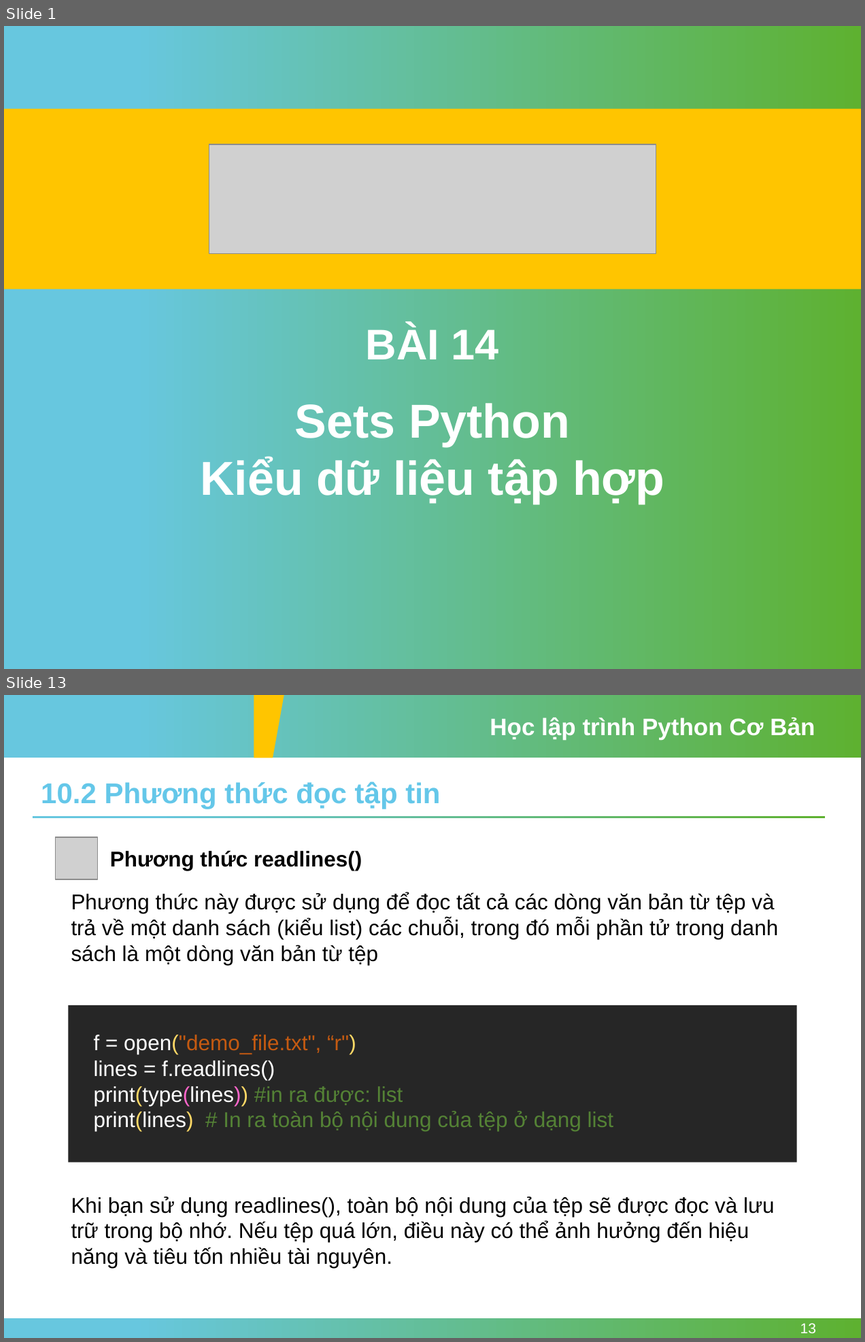
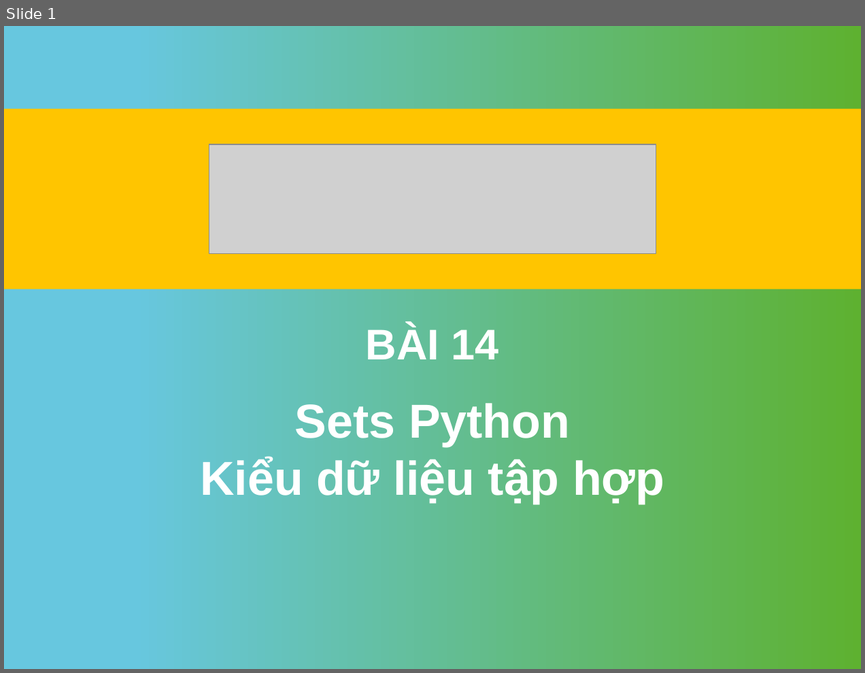
Before and after one commit to nhannn87dn/Learn-Python-Basic, a slide deck: Session-14-Sets/Session-14-Sets-Python.pptx. Shown one above the other, each under a label of ours: slides 1 and 13 before the commit, slide 1 after it; the slides between them are not shown. The pictures are 865x1342 and 865x673 pixels, drawn with LibreOffice and Linux fonts; fonts in the diff are those of the drawing; grey boxes stand for pictures; background and template pictures are left out. Boxes give left, top, right and bottom in pixels: in the first picture for what was removed or moved away, otherwise in the second. Text is boxed around its words. In the diff, an @@ line names an element or a change of style, - is before the commit and + after.

```diff
--- a/Session-14-Sets/Session-14-Sets-Python.pptx
+++ b/Session-14-Sets/Session-14-Sets-Python.pptx
@@ slide 13 removed at [4,695,861,1338], background #FFFFFF @@
@@ rectangle removed at [4,695,861,758] @@
@@ freeform shape removed at [254,695,284,758] @@
@@ text removed at [490,717,815,740] @@
-Học lập trình Python Cơ Bản
@@ text removed at [41,781,440,809] @@
-10.2 Phương thức đọc tập tin
@@ rectangle removed at [33,816,825,818] @@
@@ picture removed at [56,837,97,879] @@
@@ text removed at [110,851,362,870] @@
-Phương thức readlines()
@@ text removed at [71,892,778,965] @@
-Phương thức này được sử dụng để đọc tất cả các dòng văn bản từ tệp và trả về một danh sách (kiểu list) các chuỗi, trong đó mỗi phần tử trong danh sách là một dòng văn bản từ tệp
@@ rectangle removed at [68,1005,797,1162] @@
@@ text removed at [94,1034,613,1131] @@
-f = open("demo_file.txt", “r")
-lines = f.readlines()
-print(type(lines)) #in ra được: list
-print(lines) # In ra toàn bộ nội dung của tệp ở dạng list
@@ text removed at [71,1196,774,1268] @@
-Khi bạn sử dụng readlines(), toàn bộ nội dung của tệp sẽ được đọc và lưu trữ trong bộ nhớ. Nếu tệp quá lớn, điều này có thể ảnh hưởng đến hiệu năng và tiêu tốn nhiều tài nguyên.
@@ rectangle removed at [4,1318,861,1338] @@
@@ page number removed at [800,1323,816,1333] @@
-13
```
Also in this commit, not shown: 3 slides changed, 7 slides added, 16 other slides removed, 11 other files.
